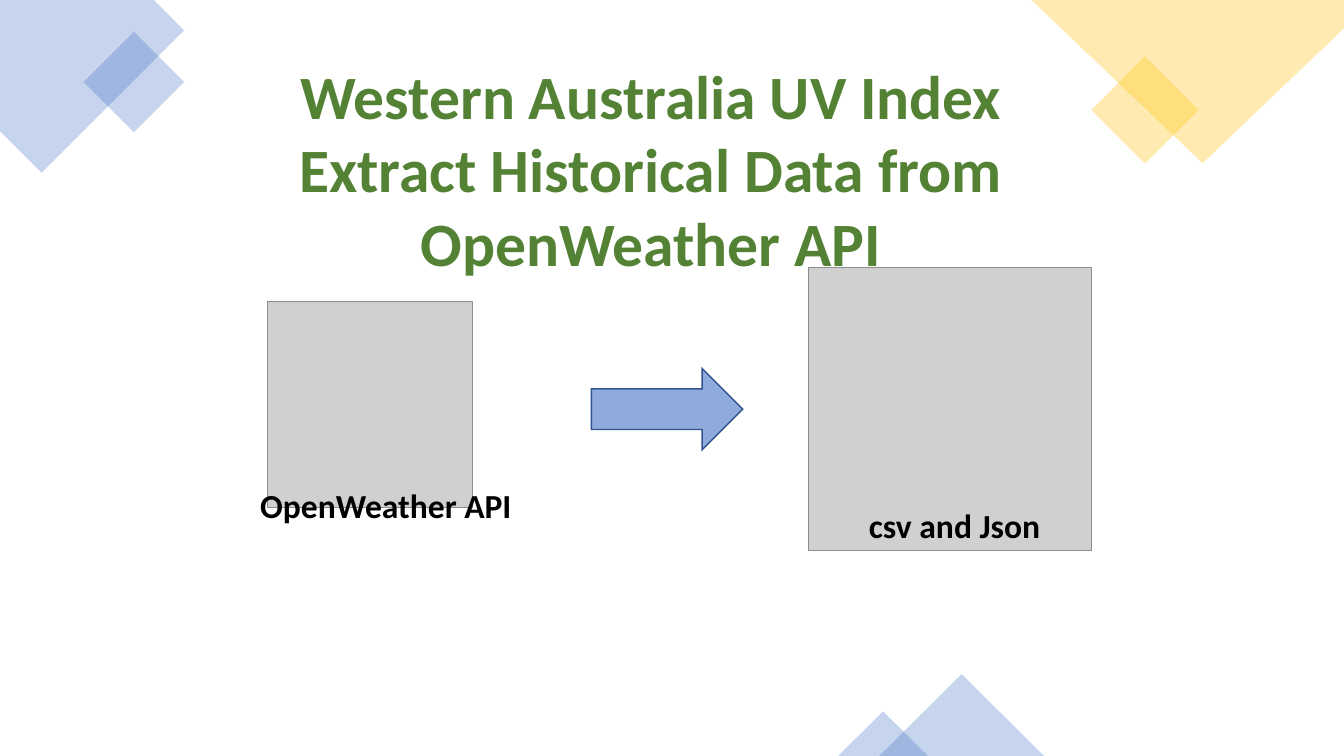
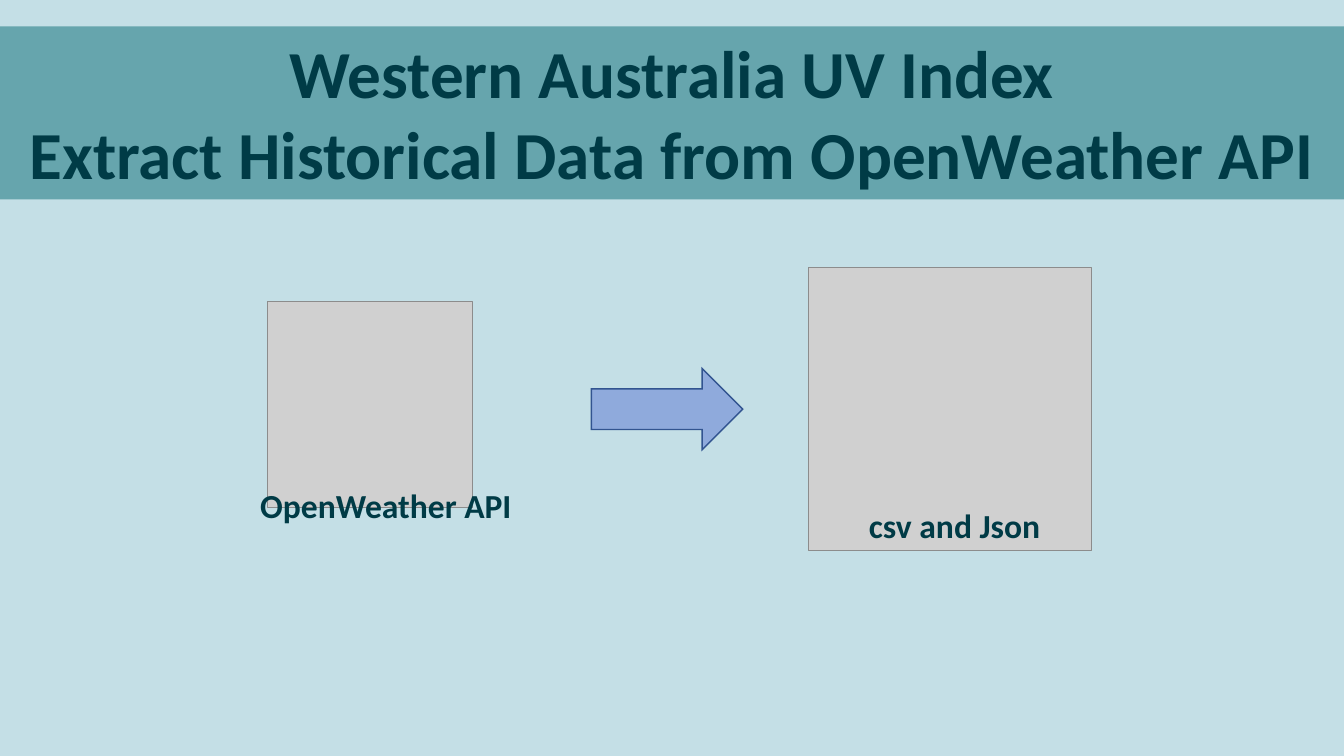
Before and after one commit to parastoorazavi/Data-Analytics-Project-2, a slide deck: slide 4 of Presentation.pptx. Drawn at 1344x756 pixels with LibreOffice and Linux fonts; fonts in the diff are those of the drawing; grey boxes stand for pictures. Boxes give left, top, right and bottom in pixels: in the first picture for what was removed or moved away, otherwise in the second. Text is boxed around its words. In the diff, an @@ line names an element or a change of style, - is before the commit and + after.

```diff
--- a/Presentation.pptx
+++ b/Presentation.pptx
@@ background #FFFFFF to #C4DFE6 @@
@@ rectangle "Western Australia UV Index": place and size @@
-rectangle "Western Australia UV Index" at box(299, 75, 1002, 281)
+rectangle "Western Australia UV Index" at box(0, 26, 1344, 200)
@@ rectangle "Western Australia UV Index" at box(0, 26, 1344, 200): size 44 to 48 pt, text colour #548235 to #003B46; fill none to #66A5AD @@
@@ freeform shape removed at box(0, 0, 185, 173) @@
@@ freeform shape removed at box(1031, 0, 1344, 163) @@
@@ rectangle removed at box(84, 32, 185, 133) @@
@@ rectangle removed at box(1091, 57, 1198, 164) @@
@@ text "OpenWeather API" at box(260, 490, 511, 524): text colour #000000 to #003B46 @@
@@ text "csv and Json" at box(869, 514, 1041, 539): text colour #000000 to #003B46 @@
@@ triangle removed at box(879, 675, 1044, 756) @@
@@ triangle removed at box(839, 712, 929, 756) @@
```
Also in this commit, not shown: 11 other slides changed, 5 other files.
